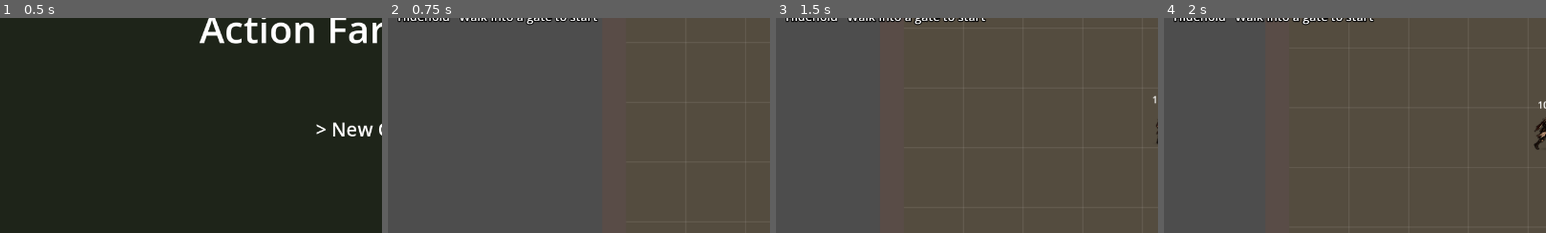
Above: before the commit, frames 1-4 (left to right).
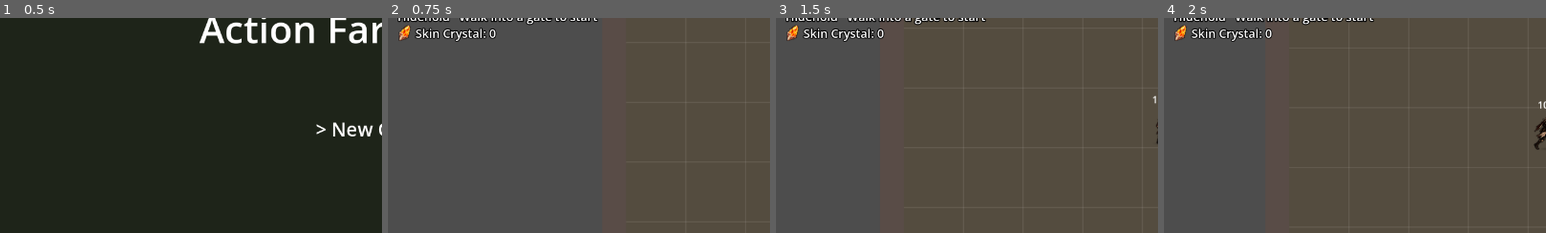
Above: after the commit, the same moments.

Repository: knc219-a11y/second-game
Game: Godot game, scene res://scenes/title.tscn
Same seed, same stepped clock (60 frames per second), same inputs: the game is played once before the commit and once after it.
Inputs:
- Up to frame 1 (0.5 s): no input
- Up to frame 2 (0.75 s): tap Enter (ui_accept) at 0.5 s; hold Right (move_right) from 0.53 s (still down); tap Space (roll) at 0.6 s
- Up to frame 3 (1.5 s): tap Enter (ui_accept) at 0.77 s; release Right (move_right) at 1.28 s; hold Down (move_down) from 1.28 s (still down); tap X (attack) at 1.35 s
- Up to frame 4 (2 s): keep holding Down (move_down); tap Enter (ui_accept) at 1.52 s; tap Space (roll) at 1.55 s
The pictures show only the part of the screen within x 0-50%, y 27-77%; the shares and areas given below are measured in that part.

Frame 1 is identical in both runs. In frame 2, 0.9% of the frame differs, in the area x 2-29%, y 3-12%; in frame 3, 0.9%; in frame 4, 0.9%.

Commit message:
Worse gear drops auto-salvage into Skin Crystal (Dungeon Quest style)
A weapon, armor or ring drop no better than what's worn now breaks down
into Skin Crystal by rarity (1/2/4/8) with a popup; HUD shows the count
and it is saved in [materials] (old saves load 0).

Co-Authored-By: Claude Opus 5.5 (1M context) <noreply@anthropic.com>
Claude-Session: https://claude.ai/code/session_01MW5J2Ed53YnJ1cFW49VRe8

Diff:
--- a/scenes/player.tscn
+++ b/scenes/player.tscn
@@ -1,6 +1,7 @@
-[gd_scene load_steps=5 format=3]
+[gd_scene load_steps=6 format=3]
 
 [ext_resource type="Script" path="res://scripts/player.gd" id="1"]
+[ext_resource type="Texture2D" path="res://art/stage1/drops/s1_drop_skin_crystal.png" id="2_crystal"]
 
 [sub_resource type="RectangleShape2D" id="RectangleShape2D_feet"]
 size = Vector2(28, 14)
@@ -162,6 +163,24 @@
 theme_override_font_sizes/font_size = 20
 text = "Q Dash Slash: ready   W Whirl Slash: ready"
 
+[node name="MaterialIcon" type="TextureRect" parent="Hud"]
+offset_left = 14.0
+offset_top = 208.0
+offset_right = 42.0
+offset_bottom = 236.0
+texture = ExtResource("2_crystal")
+expand_mode = 1
+
+[node name="MaterialLabel" type="Label" parent="Hud"]
+offset_left = 46.0
+offset_top = 208.0
+offset_right = 416.0
+offset_bottom = 236.0
+theme_override_constants/outline_size = 6
+theme_override_colors/font_outline_color = Color(0, 0, 0, 1)
+theme_override_font_sizes/font_size = 20
+text = "Skin Crystal: 0"
+
 [node name="HitSound" type="AudioStreamPlayer" parent="."]
 volume_db = -10.0
 
--- a/scripts/player.gd
+++ b/scripts/player.gd
@@ -81,6 +81,15 @@
 # Common 2~3, Magic 3~4, Rare 4~5, Legendary 5.
 @export var ring_name: String = "Nerve Ring"
 @export var ring_roll_damage: int = 3
+# Auto-salvage (Dungeon Quest style): a weapon, armor or ring drop no better than
+# what's worn breaks down into Skin Crystal on pickup, salvage_amounts[rarity]
+# of it (Common 1, Magic 2, Rare 4, Legendary 8). A "+N Skin Crystal" popup
+# rises above the Player in the drop's rarity color, and the HUD keeps the
+# count. Saved in SAVE_PATH [materials]; nothing spends it yet (blacksmith later).
+@export var material_name: String = "Skin Crystal"
+@export var salvage_amounts: Array[int] = [1, 2, 4, 8]
+@export var salvage_popup_time: float = 0.9
+@export var salvage_popup_rise: float = 36.0
 # Placeholder spark burst at each graze (grows and fades over graze_spark_duration),
 # and a crackling halo behind the Player while rolling with the ring.
 @export var graze_spark_color: Color = Color(1, 0.8, 0.25, 1)
@@ -257,6 +266,8 @@
 var armor_value: int = 0
 var ring_rarity: int = 0
 var ring_value: int = 0
+# Skin Crystal from auto-salvage (see salvage_amounts).
+var materials: int = 0
 # Enemies already grazed by the current roll (Nerve Ring).
 var roll_hit_targets: Array[Node] = []
 var shockwave_time_left: float = 0.0
@@ -298,6 +309,7 @@
 @onready var set_label: Label = $Hud/SetLabel
 @onready var pet_label: Label = $Hud/PetLabel
 @onready var skill_label: Label = $Hud/SkillLabel
+@onready var material_label: Label = $Hud/MaterialLabel
 # Placeholder streak behind the Player while dashing (fades after).
 @onready var dash_trail: Polygon2D = $DashTrail
 # Placeholder ring for the set shockwave, grows and fades over shockwave_duration.
@@ -324,6 +336,7 @@
 	_build_whirl_ring()
 	dash_shape.size = dash_hit_size
 	_update_skill_label()
+	_update_material_label()
 	# Deferred: equip_pet adds the pet to the map, which is still adding its children now.
 	_load_gear.call_deferred()
 	hit_sound.stream = _synth_sound(0.07, 220.0, 90.0, 0.6)
@@ -913,9 +926,12 @@
 func equip_weapon(tier: int, rarity: int = 0, bonus: int = -1) -> void:
 	if bonus < 0:
 		bonus = weapon_damage_bonus[tier - 1]
-	# A drop no better than the current weapon is just picked up and gone.
-	if is_dead or (weapon_tier > 0 and bonus <= weapon_bonus):
+	# A drop no better than the current weapon is salvaged into Skin Crystal.
+	if is_dead:
+		return
+	if weapon_tier > 0 and bonus <= weapon_bonus:
 		print("Passed on %s (wearing +%d)" % [weapon_text(tier, rarity, bonus), weapon_bonus])
+		salvage(rarity)
 		return
 	weapon_tier = tier
 	weapon_rarity = rarity
@@ -933,9 +949,12 @@
 func equip_armor(rarity: int = 0, value: int = -1) -> void:
 	if value < 0:
 		value = armor_damage_reduction
-	# A drop no better than the worn armor is just picked up and gone.
-	if is_dead or (has_armor and value <= armor_value):
+	# A drop no better than the worn armor is salvaged into Skin Crystal.
+	if is_dead:
+		return
+	if has_armor and value <= armor_value:
 		print("Passed on %s (wearing -%d)" % [armor_text(rarity, value), armor_value])
+		salvage(rarity)
 		return
 	has_armor = true
 	armor_rarity = rarity
@@ -951,8 +970,11 @@
 func equip_ring(rarity: int = 0, value: int = -1) -> void:
 	if value < 0:
 		value = ring_roll_damage
-	if is_dead or (has_ring and value <= ring_value):
+	if is_dead:
+		return
+	if has_ring and value <= ring_value:
 		print("Passed on %s (wearing %d)" % [ring_text(rarity, value), ring_value])
+		salvage(rarity)
 		return
 	has_ring = true
 	ring_rarity = rarity
@@ -962,6 +984,41 @@
 	ring_label.add_theme_color_override("font_color", rarity_colors[rarity])
 	_update_set_label()
 	_save_gear()
+
+
+# Breaks a passed-on drop of this rarity down into Skin Crystal.
+func salvage(rarity: int) -> void:
+	var amount := salvage_amounts[rarity]
+	materials += amount
+	print("Salvaged into %d %s (now %d)" % [amount, material_name, materials])
+	_update_material_label()
+	_save_gear()
+	_spawn_salvage_popup("+%d %s" % [amount, material_name], rarity_colors[rarity])
+
+
+func _update_material_label() -> void:
+	material_label.text = "%s: %d" % [material_name, materials]
+
+
+# A one-off Label in the world above the Player (like enemy damage numbers).
+func _spawn_salvage_popup(text: String, color: Color) -> void:
+	var label := Label.new()
+	label.text = text
+	label.horizontal_alignment = HORIZONTAL_ALIGNMENT_CENTER
+	label.size = Vector2(200, 30)
+	label.add_theme_font_size_override("font_size", 18)
+	label.add_theme_color_override("font_color", color)
+	label.add_theme_constant_override("outline_size", 5)
+	label.add_theme_color_override("font_outline_color", Color(0, 0, 0, 1))
+	label.z_index = 20
+	label.position = global_position + Vector2(-100, -130)
+	get_parent().add_child(label)
+	var tween := label.create_tween()
+	tween.tween_property(label, "position:y", label.position.y - salvage_popup_rise, salvage_popup_time) \
+		.set_trans(Tween.TRANS_QUAD).set_ease(Tween.EASE_OUT)
+	tween.parallel().tween_property(label, "modulate:a", 0.0, salvage_popup_time * 0.4) \
+		.set_delay(salvage_popup_time * 0.6)
+	tween.tween_callback(label.queue_free)
 
 
 func equip_pet(kind: int) -> void:
@@ -1004,6 +1061,7 @@
 	cfg.set_value("gear", "ring_rarity", ring_rarity)
 	cfg.set_value("gear", "ring_value", ring_value)
 	cfg.set_value("gear", "pet_kind", pet_kind)
+	cfg.set_value("materials", "skin_crystal", materials)
 	cfg.save(SAVE_PATH)
 
 
@@ -1011,6 +1069,10 @@
 	var cfg := ConfigFile.new()
 	if cfg.load(SAVE_PATH) != OK:
 		return
+	# Before the equips below: they save, so the count must be read first.
+	# Saves from before salvage load with 0.
+	materials = maxi(0, cfg.get_value("materials", "skin_crystal", 0))
+	_update_material_label()
 	var tier: int = clampi(cfg.get_value("gear", "weapon_tier", 0), 0, weapon_names.size())
 	var kind: int = clampi(cfg.get_value("gear", "pet_kind", 0), 0, pet_names.size())
 	if tier > 0:
@@ -1025,7 +1087,7 @@
 		equip_ring(clampi(cfg.get_value("gear", "ring_rarity", 0), 0, last), cfg.get_value("gear", "ring_value", ring_roll_damage))
 	if kind > 0:
 		equip_pet(kind)
-	print("Loaded save: weapon %d +%d, armor %s -%d, ring %s %d, pet %d" % [weapon_tier, weapon_bonus, has_armor, armor_value, has_ring, ring_value, pet_kind])
+	print("Loaded save: weapon %d +%d, armor %s -%d, ring %s %d, pet %d, %d %s" % [weapon_tier, weapon_bonus, has_armor, armor_value, has_ring, ring_value, pet_kind, materials, material_name])
 
 
 # Returns false at full HP (or dead) so the drop stays on the ground.
Binary file added: art/stage1/drops/s1_drop_skin_crystal.png
Not shown, added: art/stage1/drops/s1_drop_skin_crystal.png.import
